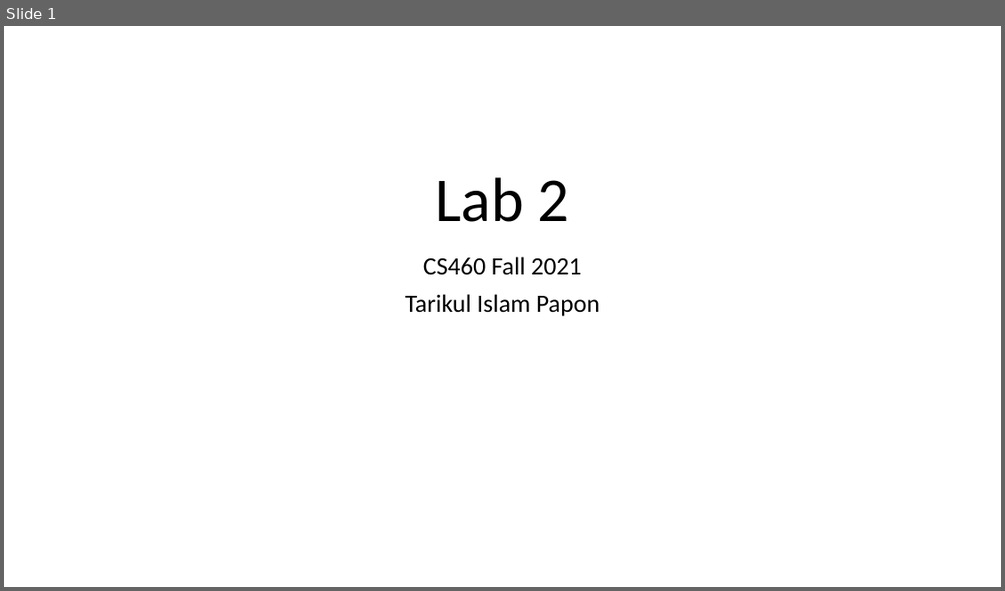
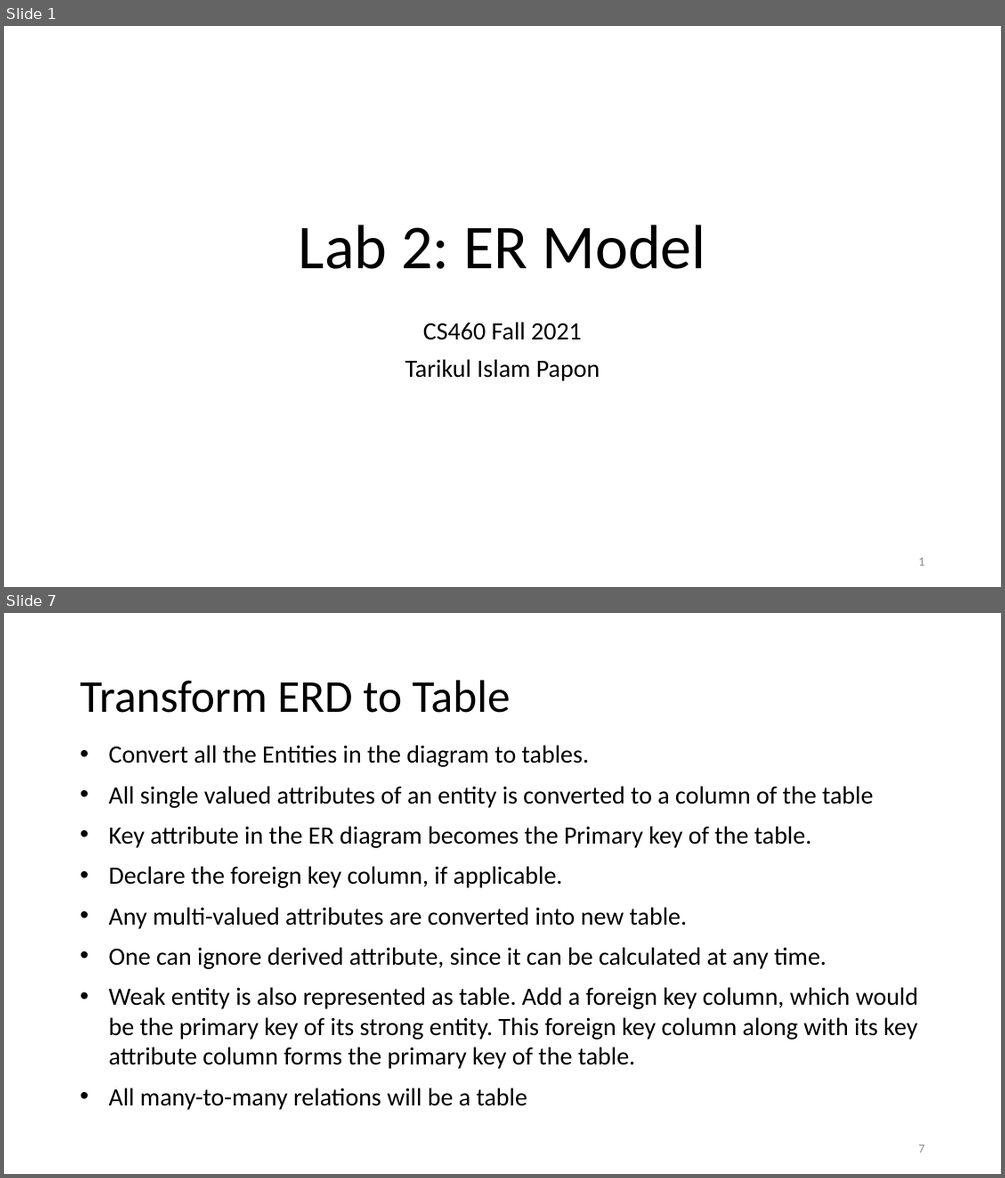
Before and after one commit to BU-DiSC/CS460-Fall2021, a slide deck: labs/lab2.pptx. Shown one above the other, each under a label of ours: slide 1 before the commit, slides 1 and 7 after it; the slides between them are not shown. The pictures are 1005x591 and 1005x1178 pixels, drawn with LibreOffice and Linux fonts; fonts in the diff are those of the drawing. Boxes give left, top, right and bottom in pixels: in the first picture for what was removed or moved away, otherwise in the second. Text is boxed around its words. In the diff, an @@ line names an element or a change of style, - is before the commit and + after.

```diff
--- a/labs/lab2.pptx
+++ b/labs/lab2.pptx
@@ slide 7 added at (x1=4, y1=613, x2=1001, y2=1174), background #FFFFFF @@
@@ title added at (x1=80, y1=680, x2=510, y2=713), 44 pt, text #000000 @@
+Transform ERD to Table
@@ text added at (x1=109, y1=745, x2=918, y2=1110), 24 pt, text #000000 @@
+• Convert all the Entities in the diagram to tables.
+• All single valued attributes of an entity is converted to a column of the table
+• Key attribute in the ER diagram becomes the Primary key of the table.
+• Declare the foreign key column, if applicable.
+• Any multi-valued attributes are converted into new table.
+• One can ignore derived attribute, since it can be calculated at any time.
+• Weak entity is also represented as table. Add a foreign key column, which would be the primary key of its strong entity. This foreign key column along with its key attribute column forms the primary key of the table.
+• All many-to-many relations will be a table
@@ page number added at (x1=918, y1=1144, x2=924, y2=1152), 12 pt, text #8C8C8C @@
+7
@@ slide 1 changed as well @@
@@ title at (x1=299, y1=224, x2=705, y2=269): text changed @@
-Lab 2
+Lab 2: ER Model
@@ subtitle "CS460 Fall 2021" moved from (x1=405, y1=257, x2=599, y2=316) to (x1=405, y1=321, x2=599, y2=381) @@
@@ page number added at (x1=918, y1=557, x2=924, y2=565), 12 pt, text #8C8C8C @@
+1
```
Also in this commit, not shown: 6 other slides added, 2 other files.
